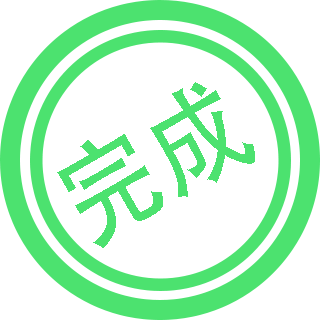
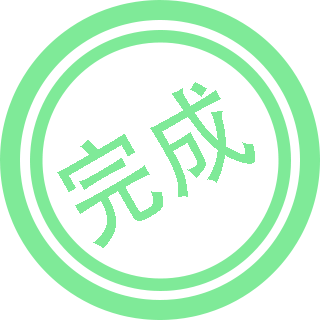
Comparing the layer stacks of the two 320×320 images. Changes:
"finish": opacity 70% → 50% over [0, 0, 320, 320]
